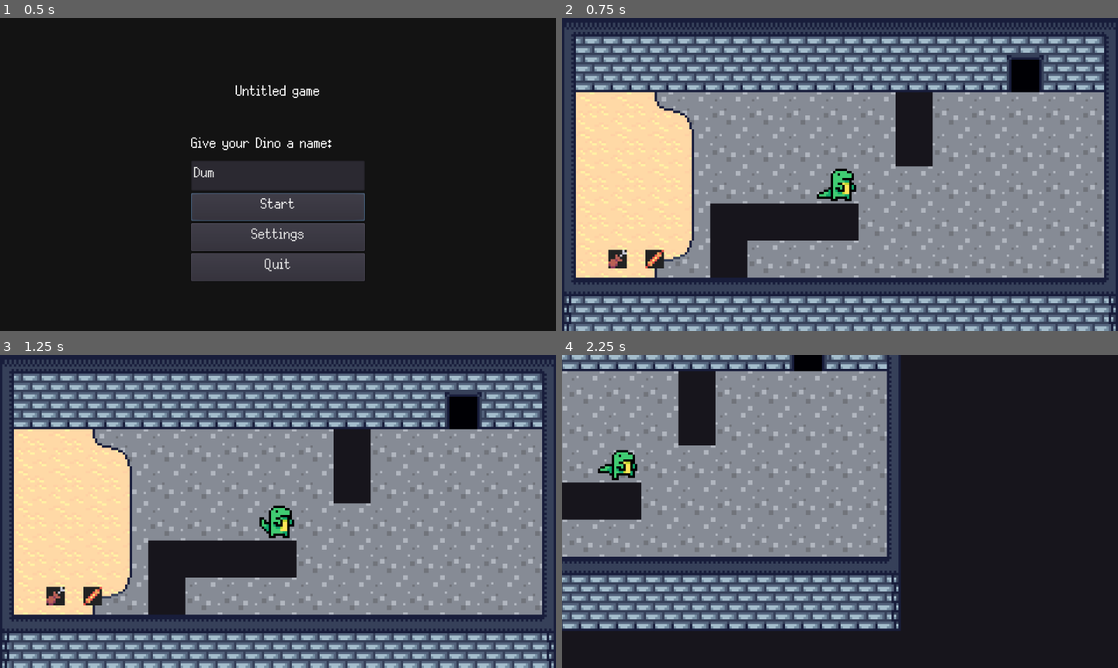
Above: before the commit, frames 1-4 (two rows, left to right).
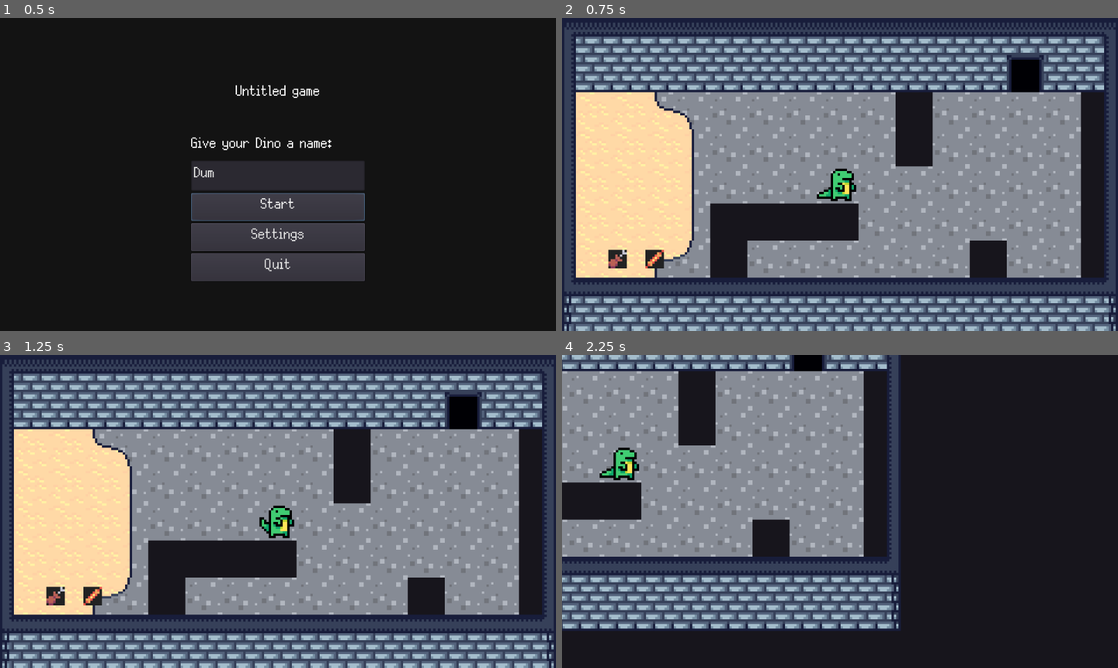
Above: after the commit, the same moments.

Repository: colinbellino/ai-and-games-2022
Game: Godot game, scene res://media/scenes/main.tscn
Same seed, same stepped clock (60 frames per second), same inputs: the game is played once before the commit and once after it.
Inputs (mouse positions are in pixels of both pictures, inside the frame that each line leads up to):
- Up to frame 1 (0.5 s): no input
- Up to frame 2 (0.75 s): click "Start" at 0.5 s
- Up to frame 3 (1.25 s): no input
- Up to frame 4 (2.25 s): move the mouse to (840, 520) at 1.27 s; hold D (move_right) 1.28-2.03 s; click (840, 520) at 1.35 s; move the mouse to (728, 527) at 2.02 s; hold S (move_down) from 2.03 s (still down); click (728, 527) at 2.1 s

Frame 1 is identical in both runs. In frame 2, 3.3% of the frame differs, in the area x 73-98%, y 23-84%; in frame 3, 3.3%; in frame 4, 3.7%, in the area x 6-59%, y 5-65%.
Error in both runs: Invalid call. Nonexistent function 'get_closest_point' in base 'Nil'. (res://src/Game.gd:26)

Commit message:
Sleeping, bored and roaming are now random barks when emotion = neutral

Diff:
--- a/media/animations/entities/creature.tres
+++ b/media/animations/entities/creature.tres
@@ -26,6 +26,54 @@
 atlas = ExtResource( 1 )
 region = Rect2( 160, 32, 32, 32 )
 
+[sub_resource type="AtlasTexture" id=90]
+atlas = ExtResource( 1 )
+region = Rect2( 0, 32, 32, 32 )
+
+[sub_resource type="AtlasTexture" id=91]
+atlas = ExtResource( 1 )
+region = Rect2( 32, 32, 32, 32 )
+
+[sub_resource type="AtlasTexture" id=92]
+atlas = ExtResource( 1 )
+region = Rect2( 64, 32, 32, 32 )
+
+[sub_resource type="AtlasTexture" id=93]
+atlas = ExtResource( 1 )
+region = Rect2( 96, 32, 32, 32 )
+
+[sub_resource type="AtlasTexture" id=94]
+atlas = ExtResource( 1 )
+region = Rect2( 128, 32, 32, 32 )
+
+[sub_resource type="AtlasTexture" id=95]
+atlas = ExtResource( 1 )
+region = Rect2( 160, 32, 32, 32 )
+
+[sub_resource type="AtlasTexture" id=96]
+atlas = ExtResource( 1 )
+region = Rect2( 0, 32, 32, 32 )
+
+[sub_resource type="AtlasTexture" id=97]
+atlas = ExtResource( 1 )
+region = Rect2( 32, 32, 32, 32 )
+
+[sub_resource type="AtlasTexture" id=98]
+atlas = ExtResource( 1 )
+region = Rect2( 64, 32, 32, 32 )
+
+[sub_resource type="AtlasTexture" id=99]
+atlas = ExtResource( 1 )
+region = Rect2( 96, 32, 32, 32 )
+
+[sub_resource type="AtlasTexture" id=100]
+atlas = ExtResource( 1 )
+region = Rect2( 128, 32, 32, 32 )
+
+[sub_resource type="AtlasTexture" id=101]
+atlas = ExtResource( 1 )
+region = Rect2( 160, 32, 32, 32 )
+
 [sub_resource type="AtlasTexture" id=39]
 atlas = ExtResource( 1 )
 region = Rect2( 0, 160, 32, 32 )
@@ -146,13 +194,109 @@
 atlas = ExtResource( 1 )
 region = Rect2( 224, 96, 32, 32 )
 
-[sub_resource type="AtlasTexture" id=69]
-atlas = ExtResource( 1 )
-region = Rect2( 192, 160, 32, 32 )
-
-[sub_resource type="AtlasTexture" id=70]
-atlas = ExtResource( 1 )
-region = Rect2( 224, 0, 32, 32 )
+[sub_resource type="AtlasTexture" id=102]
+atlas = ExtResource( 1 )
+region = Rect2( 0, 192, 32, 32 )
+
+[sub_resource type="AtlasTexture" id=103]
+atlas = ExtResource( 1 )
+region = Rect2( 32, 192, 32, 32 )
+
+[sub_resource type="AtlasTexture" id=104]
+atlas = ExtResource( 1 )
+region = Rect2( 64, 192, 32, 32 )
+
+[sub_resource type="AtlasTexture" id=105]
+atlas = ExtResource( 1 )
+region = Rect2( 96, 192, 32, 32 )
+
+[sub_resource type="AtlasTexture" id=106]
+atlas = ExtResource( 1 )
+region = Rect2( 128, 192, 32, 32 )
+
+[sub_resource type="AtlasTexture" id=107]
+atlas = ExtResource( 1 )
+region = Rect2( 160, 192, 32, 32 )
+
+[sub_resource type="AtlasTexture" id=108]
+atlas = ExtResource( 1 )
+region = Rect2( 192, 192, 32, 32 )
+
+[sub_resource type="AtlasTexture" id=109]
+atlas = ExtResource( 1 )
+region = Rect2( 224, 192, 32, 32 )
+
+[sub_resource type="AtlasTexture" id=110]
+atlas = ExtResource( 1 )
+region = Rect2( 256, 192, 32, 32 )
+
+[sub_resource type="AtlasTexture" id=111]
+atlas = ExtResource( 1 )
+region = Rect2( 288, 192, 32, 32 )
+
+[sub_resource type="AtlasTexture" id=112]
+atlas = ExtResource( 1 )
+region = Rect2( 320, 192, 32, 32 )
+
+[sub_resource type="AtlasTexture" id=113]
+atlas = ExtResource( 1 )
+region = Rect2( 352, 192, 32, 32 )
+
+[sub_resource type="AtlasTexture" id=114]
+atlas = ExtResource( 1 )
+region = Rect2( 384, 192, 32, 32 )
+
+[sub_resource type="AtlasTexture" id=115]
+atlas = ExtResource( 1 )
+region = Rect2( 0, 192, 32, 32 )
+
+[sub_resource type="AtlasTexture" id=116]
+atlas = ExtResource( 1 )
+region = Rect2( 32, 192, 32, 32 )
+
+[sub_resource type="AtlasTexture" id=117]
+atlas = ExtResource( 1 )
+region = Rect2( 64, 192, 32, 32 )
+
+[sub_resource type="AtlasTexture" id=118]
+atlas = ExtResource( 1 )
+region = Rect2( 96, 192, 32, 32 )
+
+[sub_resource type="AtlasTexture" id=119]
+atlas = ExtResource( 1 )
+region = Rect2( 128, 192, 32, 32 )
+
+[sub_resource type="AtlasTexture" id=120]
+atlas = ExtResource( 1 )
+region = Rect2( 160, 192, 32, 32 )
+
+[sub_resource type="AtlasTexture" id=121]
+atlas = ExtResource( 1 )
+region = Rect2( 192, 192, 32, 32 )
+
+[sub_resource type="AtlasTexture" id=122]
+atlas = ExtResource( 1 )
+region = Rect2( 224, 192, 32, 32 )
+
+[sub_resource type="AtlasTexture" id=123]
+atlas = ExtResource( 1 )
+region = Rect2( 256, 192, 32, 32 )
+
+[sub_resource type="AtlasTexture" id=124]
+atlas = ExtResource( 1 )
+region = Rect2( 288, 192, 32, 32 )
+
+[sub_resource type="AtlasTexture" id=125]
+atlas = ExtResource( 1 )
+region = Rect2( 320, 192, 32, 32 )
+
+[sub_resource type="AtlasTexture" id=126]
+atlas = ExtResource( 1 )
+region = Rect2( 352, 192, 32, 32 )
+
+[sub_resource type="AtlasTexture" id=127]
+atlas = ExtResource( 1 )
+region = Rect2( 384, 192, 32, 32 )
 
 [sub_resource type="AtlasTexture" id=71]
 atlas = ExtResource( 1 )
@@ -344,7 +488,7 @@
 
 [resource]
 animations = [ {
-"frames": [ SubResource( 1 ), SubResource( 2 ), SubResource( 3 ), SubResource( 4 ), SubResource( 5 ), SubResource( 6 ) ],
+"frames": [ SubResource( 1 ), SubResource( 2 ), SubResource( 3 ), SubResource( 4 ), SubResource( 5 ), SubResource( 6 ), SubResource( 90 ), SubResource( 91 ), SubResource( 92 ), SubResource( 93 ), SubResource( 94 ), SubResource( 95 ), SubResource( 96 ), SubResource( 97 ), SubResource( 98 ), SubResource( 99 ), SubResource( 100 ), SubResource( 101 ) ],
 "loop": true,
 "name": "asleep",
 "speed": 5.0
@@ -359,13 +503,13 @@
 "name": "cry",
 "speed": 5.0
 }, {
-"frames": [ SubResource( 69 ) ],
-"loop": true,
+"frames": [ SubResource( 102 ), SubResource( 103 ), SubResource( 104 ), SubResource( 105 ), SubResource( 106 ), SubResource( 107 ), SubResource( 108 ), SubResource( 109 ), SubResource( 110 ), SubResource( 111 ), SubResource( 112 ), SubResource( 113 ), SubResource( 114 ) ],
+"loop": false,
 "name": "dead_hunger",
 "speed": 5.0
 }, {
-"frames": [ SubResource( 70 ) ],
-"loop": true,
+"frames": [ SubResource( 115 ), SubResource( 116 ), SubResource( 117 ), SubResource( 118 ), SubResource( 119 ), SubResource( 120 ), SubResource( 121 ), SubResource( 122 ), SubResource( 123 ), SubResource( 124 ), SubResource( 125 ), SubResource( 126 ), SubResource( 127 ) ],
+"loop": false,
 "name": "dead_leave",
 "speed": 5.0
 }, {
--- a/project.godot
+++ b/project.godot
@@ -99,11 +99,6 @@
 "language": "GDScript",
 "path": "res://src/behaviours/Pet.gd"
 }, {
-"base": "Behaviour",
-"class": "Roaming",
-"language": "GDScript",
-"path": "res://src/behaviours/Roaming.gd"
-}, {
 "base": "Reference",
 "class": "Save",
 "language": "GDScript",
@@ -113,11 +108,6 @@
 "class": "SettingsUI",
 "language": "GDScript",
 "path": "res://src/SettingsUI.gd"
-}, {
-"base": "Behaviour",
-"class": "Sleepy",
-"language": "GDScript",
-"path": "res://src/behaviours/Sleepy.gd"
 }, {
 "base": "CanvasLayer",
 "class": "TitleUI",
@@ -148,10 +138,8 @@
 "LDTK": "",
 "MouseArea2D": "",
 "Pet": "",
-"Roaming": "",
 "Save": "",
 "SettingsUI": "",
-"Sleepy": "",
 "TitleUI": "",
 "WakeUp": ""
 }
--- a/src/DebugDraw.gd
+++ b/src/DebugDraw.gd
@@ -18,10 +18,6 @@
     var scale := Globals.SPRITE_SIZE * Globals.SCALE
     var TEXT_OFFSET := Vector2(0.3, 0.6)
 
-    var point_position := Globals.astar.get_point_position(Globals.mouse_closest_point)
-    draw_rect(Rect2((point_position + Vector2(0.1, 0.1)) * scale, Vector2(0.8, 0.8) * scale),  Color.yellow)
-    draw_rect(Rect2(Globals.mouse_position * scale, Vector2(10, 10)), Color.yellow)
-
     if Globals.astar != null:
         var points := Globals.astar.get_points()
         for cell_index in points:
@@ -35,3 +31,22 @@
             for connection_index in connections:
                 var connection_position := Globals.astar.get_point_position(connection_index)
                 draw_line((cell_position + Vector2(0.5, 0.5)) * scale, (connection_position + Vector2(0.5, 0.5)) * scale, Color.blue, 0.5)
+
+    var mouse_point_position := Globals.astar.get_point_position(Globals.mouse_closest_point)
+    draw_rect(Rect2((mouse_point_position + Vector2(0.1, 0.1)) * scale, Vector2(0.8, 0.8) * scale),  Color.yellow)
+    draw_rect(Rect2(Globals.mouse_position * scale, Vector2(10, 10)), Color.yellow)
+
+    var creature_point_position := Globals.astar.get_point_position(Globals.creature_closest_point)
+    draw_rect(Rect2((creature_point_position + Vector2(0.1, 0.1)) * scale, Vector2(0.8, 0.8) * scale),  Color.green)
+    draw_rect(Rect2(Globals.creature.position * scale, Vector2(10, 10)), Color.green)
+
+    if Globals.creature:
+        if Globals.creature._state == Enums.EntityStates.Moving && Globals.creature.has_meta("moving_path"):
+            var path : PoolVector2Array = Globals.creature.get_meta("moving_path")
+            var point_position := path[path.size() - 1]
+            draw_rect(Rect2((point_position + Vector2(0.1, 0.1)) * scale, Vector2(0.8, 0.8) * scale),  Color.blue)
+
+            for index in range(1, path.size()):
+                var point = path[index]
+                var start = path[index-1]
+                draw_line((start + Vector2(0.5, 0.5)) * scale, (point + Vector2(0.5, 0.5)) * scale, Color.blue, 5)
--- a/src/Game.gd
+++ b/src/Game.gd
@@ -24,6 +24,8 @@
 func _process(delta: float):
     Globals.mouse_position = Globals.camera.get_local_mouse_position() / Globals.SPRITE_SIZE / Globals.SCALE
     Globals.mouse_closest_point = Globals.astar.get_closest_point(Globals.mouse_position - Globals.CELL_CENTER_OFFSET)
+    Globals.creature_closest_point = Globals.astar.get_closest_point(Globals.creature.position / Globals.SPRITE_SIZE)
+    Globals.time_elapsed += delta * 1000
 
     if Input.is_action_just_released("debug_1"):
         Globals.settings.debug_draw = !Globals.settings.debug_draw
@@ -62,7 +64,6 @@
     if Globals.game_state == GameStates.PLAY:
         if Globals.game_state_entered == false:
             Globals.game_state_entered = true
-            # Globals.creature.change_state(Enums.EntityStates.Asleep)
 
         if Input.is_key_pressed(KEY_SHIFT):
             Engine.time_scale = 10
@@ -83,11 +84,13 @@
             # Globals.creature.position.x -= 120.0 * delta
 
         Globals.ui_debug.dump_label.text = JSON.print({
+            "time_scale": "x%s" % [Engine.time_scale],
+            "time_elapsed": Globals.time_elapsed,
             "creature_name": Globals.creature_name,
-            "time_scale": "x%s" % [Engine.time_scale],
             "creature_state": Enums.EntityStates.keys()[Globals.creature._state],
             "emotion": Globals.emotion,
             "hunger": Globals.hunger,
+            "delta": delta,
         }, "  ")
 
 static func button_start_pressed() -> void:
--- a/src/Globals.gd
+++ b/src/Globals.gd
@@ -1,6 +1,19 @@
 extends Node
 
 # Constants
+const UINT8_MAX  = (1 << 8)  - 1 # 255
+const UINT16_MAX = (1 << 16) - 1 # 65535
+const UINT32_MAX = (1 << 32) - 1 # 4294967295
+
+const INT8_MIN  = -(1 << 7)  # -128
+const INT16_MIN = -(1 << 15) # -32768
+const INT32_MIN = -(1 << 31) # -2147483648
+const INT64_MIN = -(1 << 63) # -9223372036854775808
+
+const INT8_MAX  = (1 << 7)  - 1 # 127
+const INT16_MAX = (1 << 15) - 1 # 32767
+const INT32_MAX = (1 << 31) - 1 # 2147483647
+const INT64_MAX = (1 << 63) - 1 # 9223372036854775807
 const font1_path : String = "res://media/fonts/silver.ttf"
 const resolutions : Array = [
     # ["426 x 240", Vector2(426, 240)],
@@ -38,8 +51,10 @@
 var creature_name : String
 var mouse_position : Vector2
 var mouse_closest_point : int
+var creature_closest_point : int
 var random = RandomNumberGenerator.new()
 var creature_names : Array = []
+var time_elapsed : float
 
 # Nodes
 var ui_title : TitleUI
--- a/src/behaviours/Bark.gd
+++ b/src/behaviours/Bark.gd
@@ -1,11 +1,13 @@
 class_name Bark extends Behaviour
 
-var timer_start : int
-var sleep_delay_in_ms : int = 5000
+const BARK_DELAY_MIN_IN_MS : int = 2000
+const BARK_DELAY_MAX_IN_MS : int = 8000
+const EMOTION_DEATH_THRESHOLD : int = -20
 
-const EMOTION_DEATH_THRESHOLD := -20
+var next_bark : int
 
 func _ready() -> void:
+    next_bark = Globals.time_elapsed + Globals.random.randi_range(BARK_DELAY_MIN_IN_MS, BARK_DELAY_MAX_IN_MS)
     entity.connect("state_entered", self, "entity_state_entered")
 
 func _exit_tree() -> void:
@@ -13,7 +15,7 @@
 
 func _process(_delta: float) -> void:
     if entity._state == Enums.EntityStates.Idle:
-        if OS.get_ticks_msec() >= timer_start + sleep_delay_in_ms:
+        if Globals.time_elapsed > next_bark:
             if Globals.emotion < EMOTION_DEATH_THRESHOLD:
                 entity.set_meta("dead_animation", "dead_leave")
                 entity.change_state(Enums.EntityStates.Dead)
@@ -25,9 +27,24 @@
                 entity.set_meta("bark_animation", "laugh")
                 entity.change_state(Enums.EntityStates.Bark)
             else: # Neutral
-                entity.set_meta("bark_animation", "bored")
-                entity.change_state(Enums.EntityStates.Bark)
+                var random_number = Globals.random.randi_range(0, 30)
+                if random_number > 20:
+                    entity.set_meta("bark_animation", "bored")
+                    entity.change_state(Enums.EntityStates.Bark)
+                elif random_number > 10:
+                    entity.set_meta("bark_animation", "asleep")
+                    entity.change_state(Enums.EntityStates.Bark)
+                else:
+                    var points := Globals.astar.get_points()
+                    var start_point := Globals.creature_closest_point
+                    var destination_point : int = points[Globals.random.randi() % points.size()]
+                    var path = Globals.astar.get_point_path(start_point, destination_point)
+
+                    var speed = LDTK.get_behaviour_meta(entity, "Roaming", "Speed", 16.0)
+                    entity.set_meta("moving_path", path)
+                    entity.set_meta("moving_speed", speed)
+                    entity.change_state(Enums.EntityStates.Moving)
 
 func entity_state_entered(state: int) -> void:
     if state == Enums.EntityStates.Idle:
-        timer_start = OS.get_ticks_msec()
+        next_bark = Globals.time_elapsed + Globals.random.randi_range(BARK_DELAY_MIN_IN_MS, BARK_DELAY_MAX_IN_MS)
--- a/src/behaviours/FoodSource.gd
+++ b/src/behaviours/FoodSource.gd
@@ -1,6 +1,6 @@
 class_name FoodSource extends Behaviour
 
-var last_interaction : int
+var last_interaction : float
 var cooldown_in_ms : int = 1500
 
 func _ready() -> void:
@@ -10,7 +10,7 @@
     entity.disconnect("interacted", self, "entity_interacted")
 
 func entity_interacted(interaction_type: int) -> void:
-    if Globals.settings.debug_skip_cooldowns == false && OS.get_ticks_msec() < last_interaction + cooldown_in_ms:
+    if Globals.settings.debug_skip_cooldowns == false && Globals.time_elapsed < last_interaction + cooldown_in_ms:
         return
 
     if interaction_type == 0:
@@ -18,4 +18,4 @@
         Audio.play_sound(Globals.SFX.BUTTON_CLICK_1)
         Globals.creature.emit_signal("fed", amount)
 
-    last_interaction = OS.get_ticks_msec()
+    last_interaction = Globals.time_elapsed
--- a/src/behaviours/Pet.gd
+++ b/src/behaviours/Pet.gd
@@ -1,6 +1,6 @@
 class_name Pet extends Behaviour
 
-var last_interaction : int
+var last_interaction : float
 var cooldown_in_ms : int = 1500
 
 func _ready() -> void:
@@ -13,18 +13,18 @@
 
 func entity_interacted(interaction_type: int) -> void:
     # Maybe later we want to queue the emotion changes, but for now a cooldown will suffice
-    if Globals.settings.debug_skip_cooldowns == false && OS.get_ticks_msec() < last_interaction + cooldown_in_ms:
+    if Globals.settings.debug_skip_cooldowns == false && Globals.time_elapsed < last_interaction + cooldown_in_ms:
         return
 
-    if interaction_type == 1:
+    if interaction_type == 0:
         Globals.emotion += 1
         Audio.play_sound(Globals.SFX.LAUGH)
         emote(entity, 7)
-    elif interaction_type == 0:
-        Globals.emotion -= 1
-        emote(entity, 2)
+    # elif interaction_type == 1:
+    #     Globals.emotion -= 1
+    #     emote(entity, 2)
 
-    last_interaction = OS.get_ticks_msec()
+    last_interaction = Globals.time_elapsed
 
 static func emote(entity: Entity, index: int) -> void:
     var sprite_size := 16
--- a/src/behaviours/Roaming.gd
+++ /dev/null
@@ -1,24 +0,0 @@
-class_name Roaming extends Behaviour
-
-func _ready() -> void:
-    entity.connect("state_entered", self, "entity_state_entered")
-
-func _exit_tree() -> void:
-    entity.disconnect("state_entered", self, "entity_state_entered")
-
-func _process(_delta: float) -> void:
-
-    if Input.is_action_just_released("mouse_left"):
-        var start_point := Globals.astar.get_closest_point(Globals.creature.position / Globals.SPRITE_SIZE)
-        var start := Globals.astar.get_point_position(start_point)
-        var destination_point := Globals.mouse_closest_point
-        var destination := Globals.astar.get_point_position(destination_point)
-        var path = Globals.astar.get_point_path(start_point, destination_point)
-
-        var speed = LDTK.get_behaviour_meta(entity, "Roaming", "Speed", 16.0)
-        entity.set_meta("moving_path", path)
-        entity.set_meta("moving_speed", speed)
-        entity.change_state(Enums.EntityStates.Moving)
-
-func entity_state_entered(state: int) -> void:
-    print("entity_state_entered: ", [state])
--- a/src/behaviours/Sleepy.gd
+++ /dev/null
@@ -1,20 +0,0 @@
-class_name Sleepy extends Behaviour
-
-var timer_start : int
-var sleep_delay_in_ms : int = 2000
-
-func _ready() -> void:
-    entity.connect("state_entered", self, "entity_state_entered")
-
-func _exit_tree() -> void:
-    entity.disconnect("state_entered", self, "entity_state_entered")
-
-func _process(_delta: float) -> void:
-    if entity._state == Enums.EntityStates.Idle:
-        if OS.get_ticks_msec() >= timer_start + sleep_delay_in_ms:
-            entity.change_state(Enums.EntityStates.Asleep)
-            Audio.play_sound(Globals.SFX.SLEEP, Vector3.ZERO, true)
-
-func entity_state_entered(state: int) -> void:
-    if state == Enums.EntityStates.Idle:
-        timer_start = OS.get_ticks_msec()
--- a/src/entities/Entity.gd
+++ b/src/entities/Entity.gd
@@ -23,17 +23,19 @@
             _state_entered = true
             sprite_body.play("idle")
 
-    if _state == Enums.EntityStates.Asleep:
-        if _state_entered == false:
-            _state_entered = true
-            sprite_body.play("fall_asleep")
-            yield(sprite_body, "animation_finished")
-            sprite_body.play("asleep")
+    # if _state == Enums.EntityStates.Asleep:
+    #     if _state_entered == false:
+    #         _state_entered = true
+    #         sprite_body.play("fall_asleep")
+    #         yield(sprite_body, "animation_finished")
+    #         sprite_body.play("asleep")
 
     if _state == Enums.EntityStates.Bark:
         if _state_entered == false:
             _state_entered = true
-            sprite_body.play(get_meta("bark_animation"))
+            var animation = get_meta("bark_animation")
+            # print("bark_animation: ", animation)
+            sprite_body.play(animation)
             yield(sprite_body, "animation_finished")
             change_state(Enums.EntityStates.Idle)
 
@@ -79,6 +81,7 @@
 func change_state(state: int) -> void:
     emit_signal("state_exited", _state)
     print("[Entity] %s changing state: %s" % [name, Enums.EntityStates.keys()[state]])
+    # print_stack()
     _state = state
     _state_entered = false
     emit_signal("state_entered", state)
Not shown: 1 places in media/animations/entities/creature.tres that only renumber resources
Not shown, changed: media/maps/world_0.ldtk
